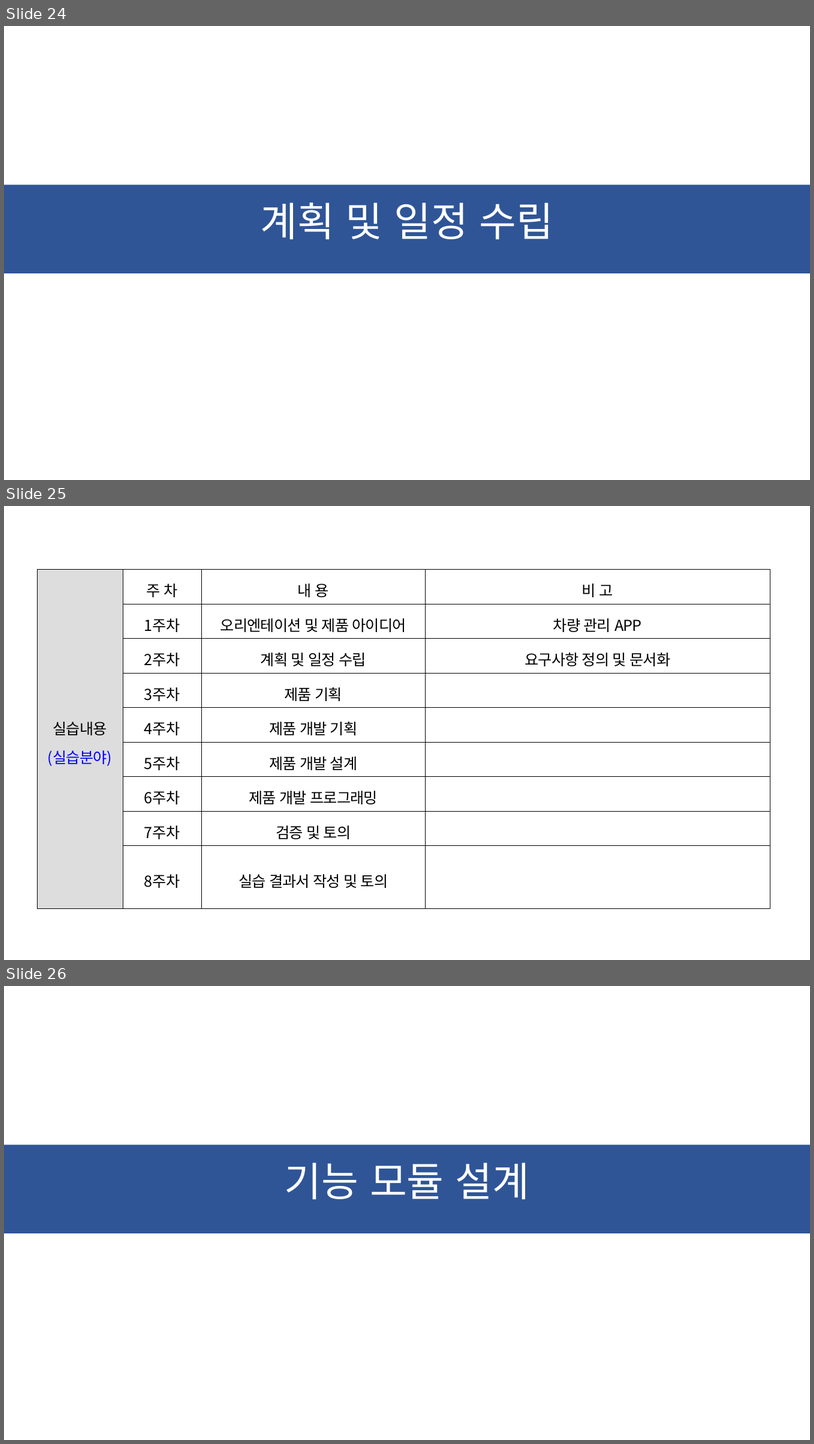
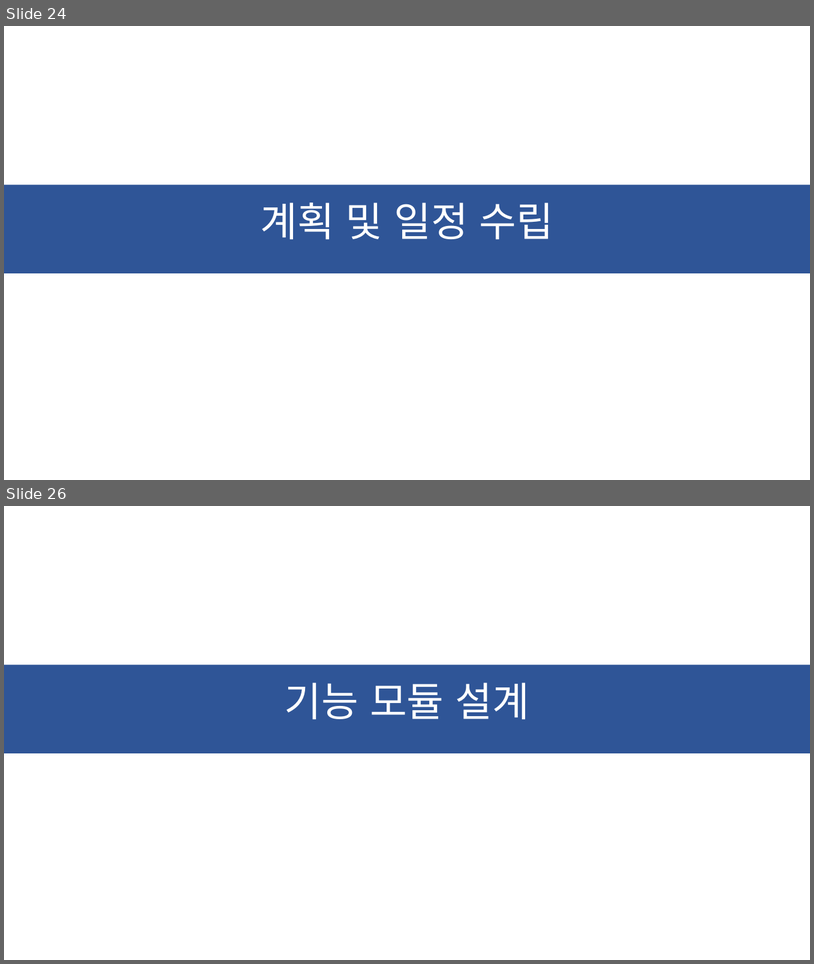
Before and after one commit to ChaeSung-Lee/DJ_InternShip, a slide deck: 2021_Summer/jp.hong/Project_BnC_jph.pptx. Shown one above the other, each under a label of ours: slides 24, 25 and 26 before the commit, slides 24 and 26 after it; the slides between them are not shown. The pictures are 814x1444 and 814x964 pixels, drawn with LibreOffice and Linux fonts; fonts in the diff are those of the drawing. Boxes give left, top, right and bottom in pixels: in the first picture for what was removed or moved away, otherwise in the second. Text is boxed around its words. In the diff, an @@ line names an element or a change of style, - is before the commit and + after.

```diff
--- a/2021_Summer/jp.hong/Project_BnC_jph.pptx
+++ b/2021_Summer/jp.hong/Project_BnC_jph.pptx
@@ slide 25 removed at [4, 506, 810, 960], background #FFFFFF @@
@@ table removed at [37, 570, 770, 890], 9 rows, 4 columns @@
-실습내용 / (실습분야) | 주 차 | 내 용 | 비 고
- | 1주차 | 오리엔테이션 및 제품 아이디어 | 차량 관리 APP
- | 2주차 | 계획 및 일정 수립 | 요구사항 정의 및 문서화
- | 3주차 | 제품 기획 | 
- | 4주차 | 제품 개발 기획 | 
- | 5주차 | 제품 개발 설계 | 
- | 6주차 | 제품 개발 프로그래밍 | 
- | 7주차 | 검증 및 토의 | 
- | 8주차 | 실습 결과서 작성 및 토의 | 
```
Also in this commit, not shown: 3 slides changed, 1 slide added.
